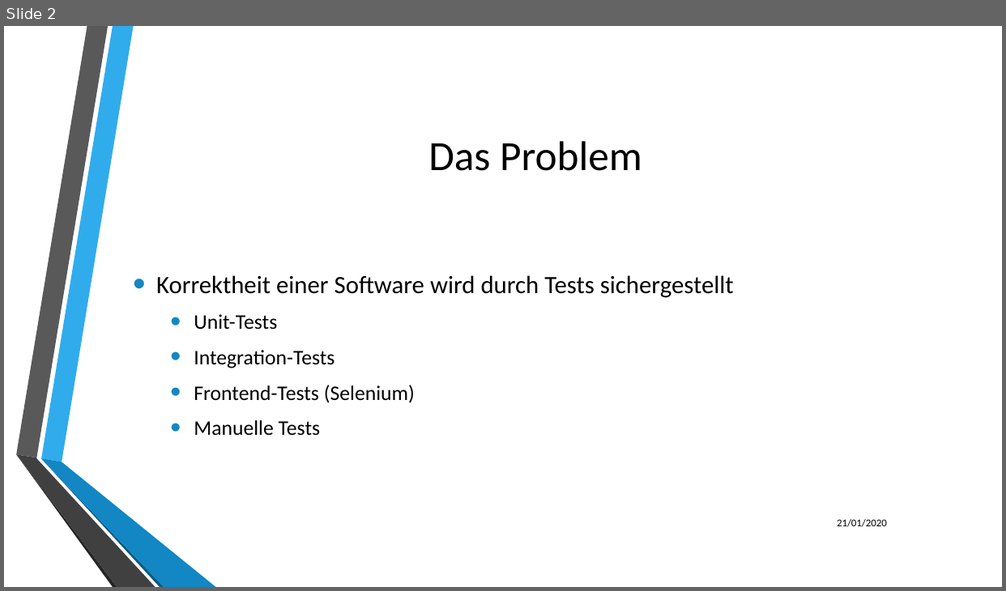
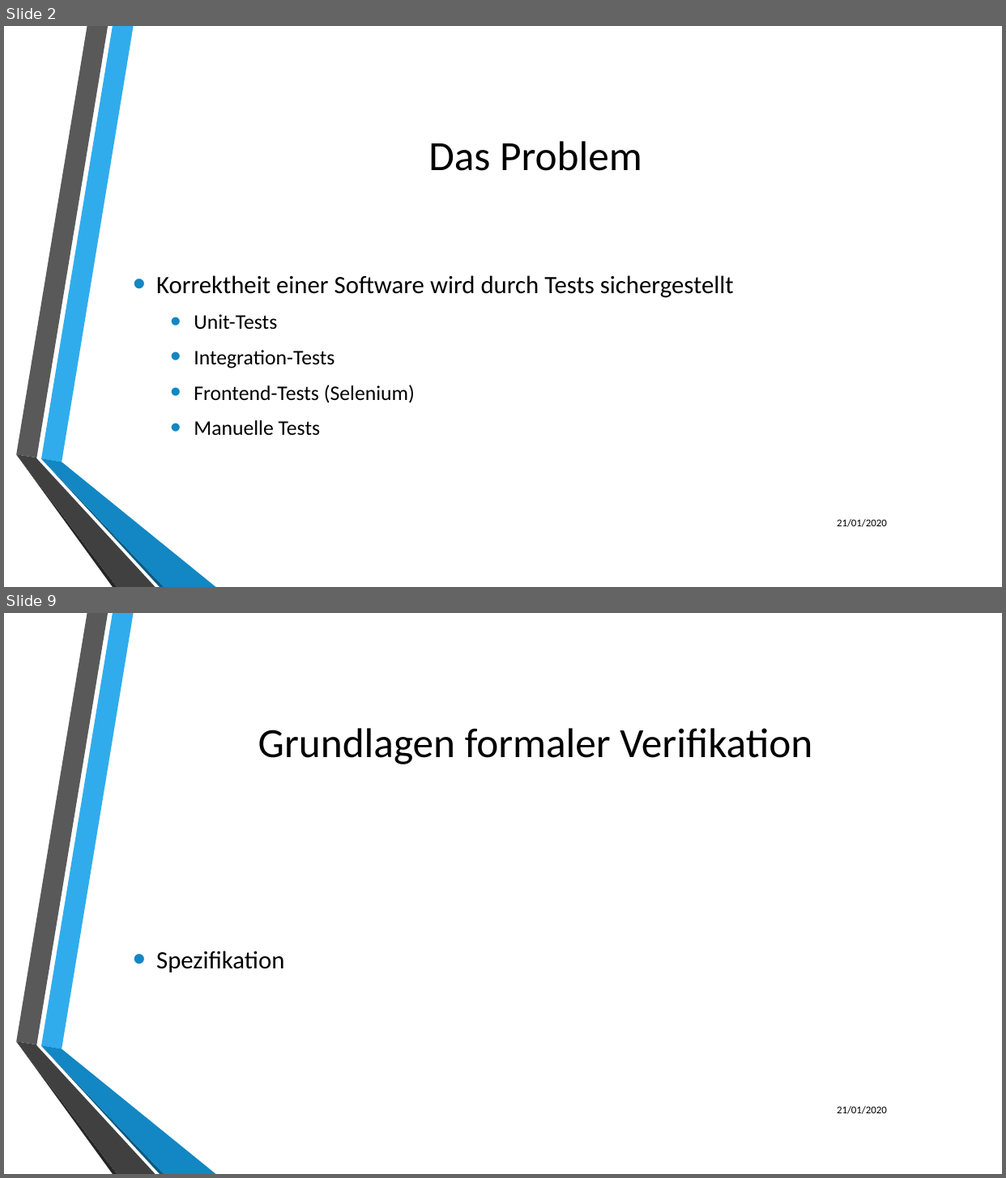
Before and after one commit to LukasKiederle/seminar-coq, a slide deck: final-presentation.pptx. Shown one above the other, each under a label of ours: slide 2 before the commit, slides 2 and 9 after it; the slides between them are not shown. The pictures are 1006x591 and 1006x1178 pixels, drawn with LibreOffice and Linux fonts; fonts in the diff are those of the drawing; background and template pictures are left out. Boxes give left, top, right and bottom in pixels: in the first picture for what was removed or moved away, otherwise in the second. Text is boxed around its words. In the diff, an @@ line names an element or a change of style, - is before the commit and + after.

```diff
--- a/final-presentation.pptx
+++ b/final-presentation.pptx
@@ slide 9 added at bbox=[4, 613, 1002, 1174], background picture (left out); not listed: 6 template elements that a slide beside it also shows @@
@@ title added at bbox=[258, 728, 812, 764], 40 pt, text #000000 @@
+Grundlagen formaler Verifikation
@@ text added at bbox=[156, 951, 284, 973], 24 pt, text #000000 @@
+• Spezifikation
@@ text added at bbox=[837, 1106, 887, 1114], 10 pt, text #000000 @@
+21/01/2020
```
Also in this commit, not shown: 4 slides changed, 5 other slides added.
